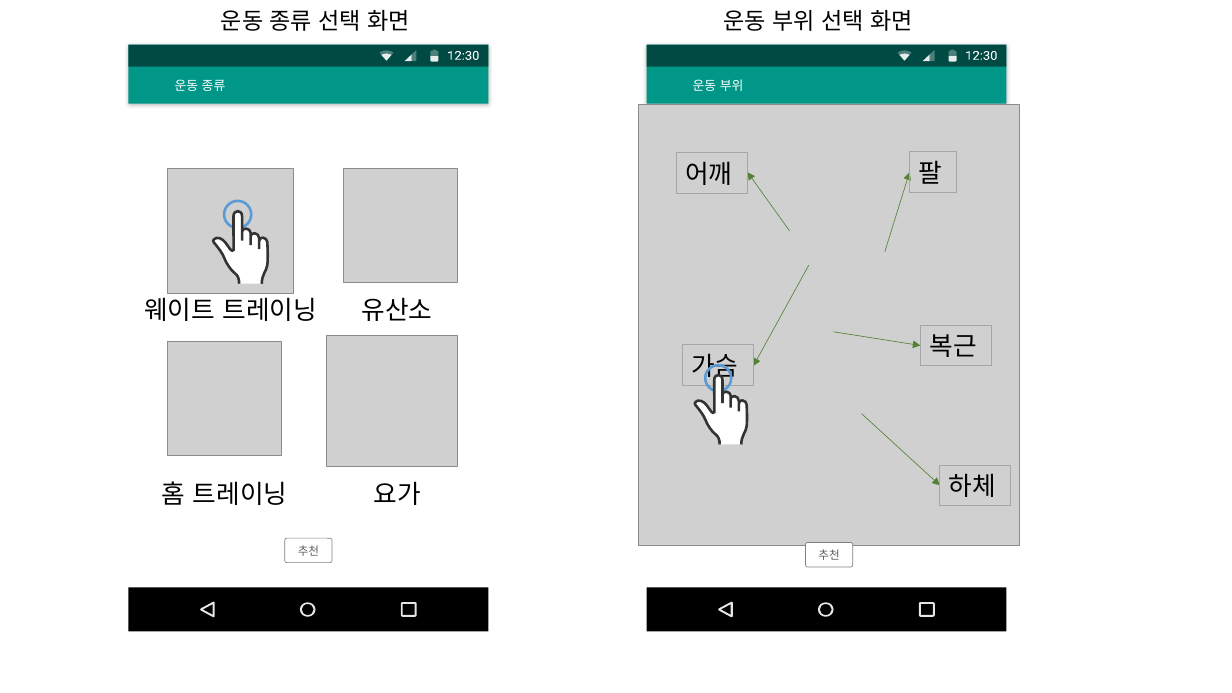
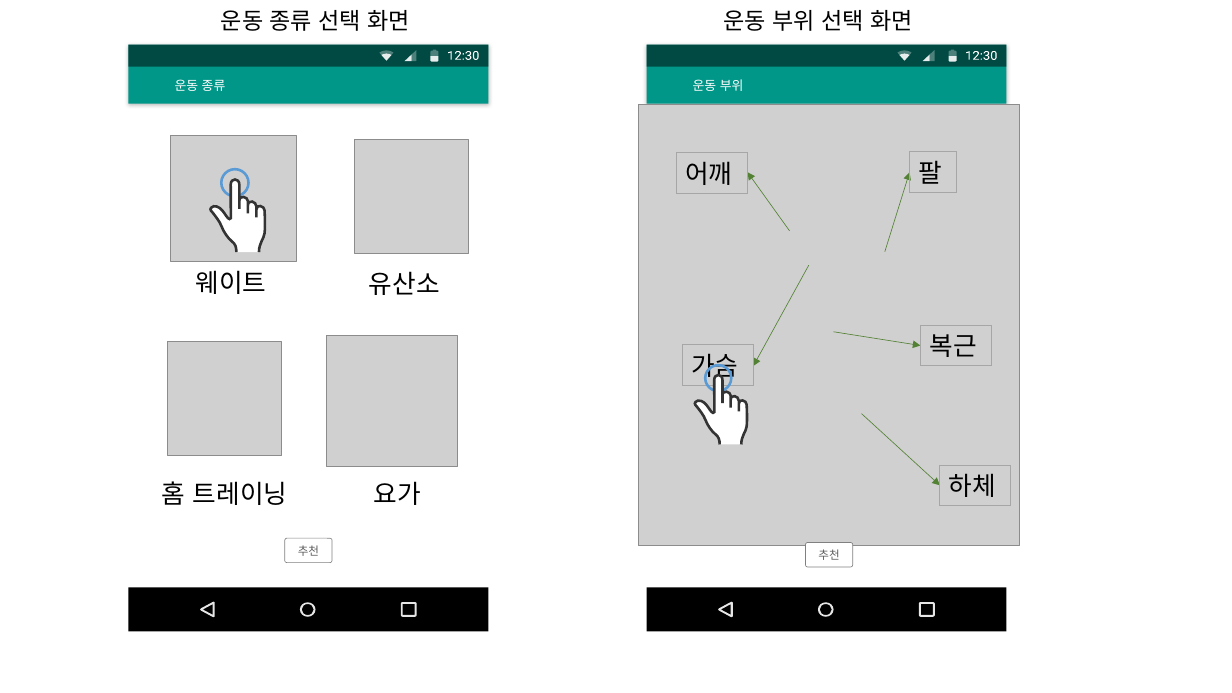
Before and after one commit to alstjr7437/AHC-AppProject, a slide deck: slide 3 of 설계/2반201915622김민석.pptx. Drawn at 1232x693 pixels with LibreOffice and Linux fonts; fonts in the diff are those of the drawing; grey boxes stand for pictures. Boxes give left, top, right and bottom in pixels: in the first picture for what was removed or moved away, otherwise in the second. Text is boxed around its words. In the diff, an @@ line names an element or a change of style, - is before the commit and + after.

Commit message:
w\

```diff
--- a/설계/2반201915622김민석.pptx
+++ b/설계/2반201915622김민석.pptx
@@ picture: place and size @@
-picture at [168,168,294,294]
+picture at [171,136,297,262]
@@ picture: place and size @@
-picture at [344,168,457,282]
+picture at [355,140,469,253]
@@ freeform shape: place and size @@
-freeform shape at [212,210,268,284]
+freeform shape at [209,177,265,251]
@@ ellipse: place and size @@
-ellipse at [225,201,251,227]
+ellipse at [222,169,249,196]
@@ text "유산소": place and size @@
-text "유산소" at [362,297,433,321]
+text "유산소" at [369,271,440,295]
@@ text at [196,270,267,294]: text changed @@
-웨이트 트레이닝
+웨이트
```
Also in this commit, not shown: 3 other slides changed, 2 slides added.
